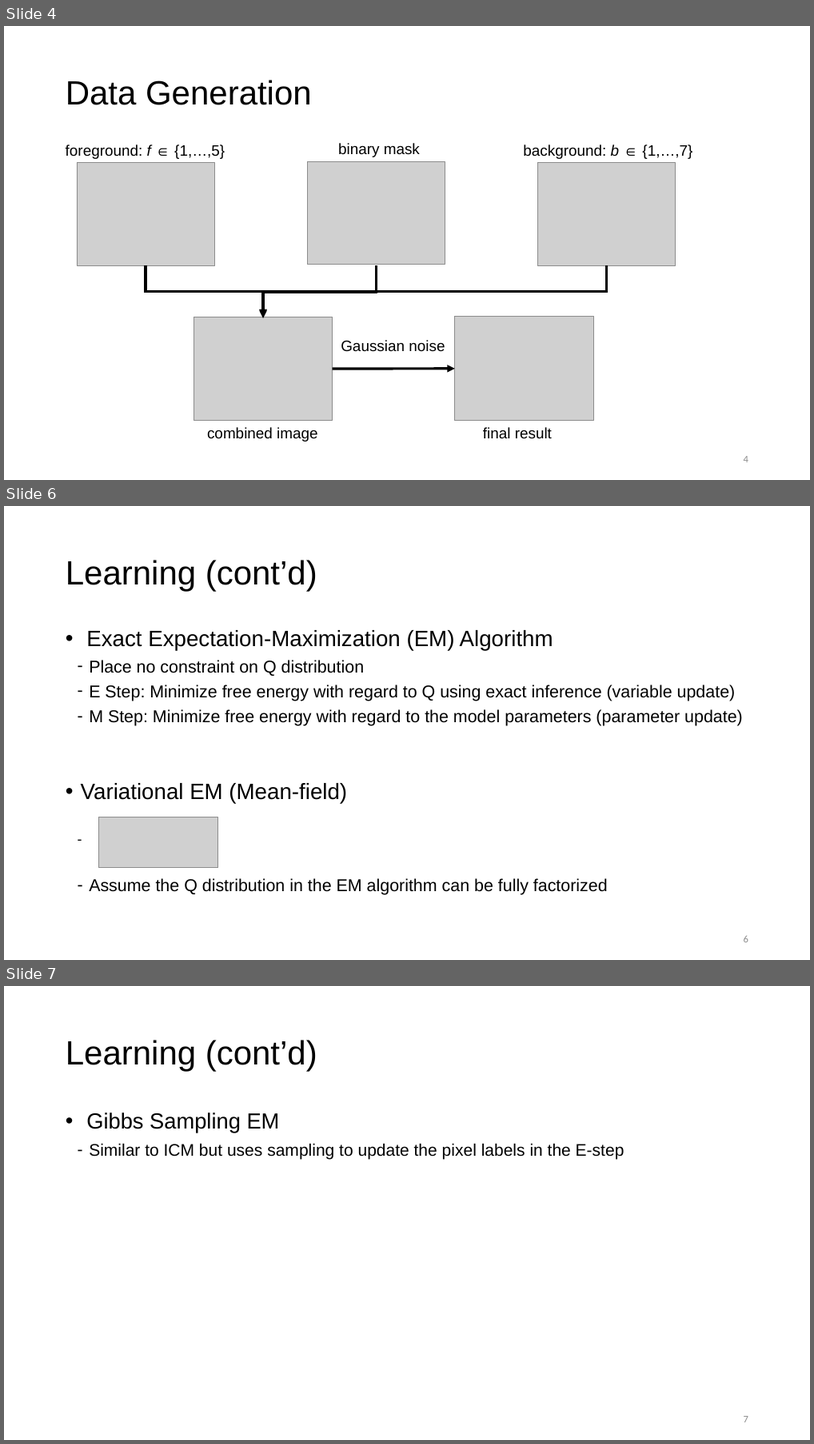
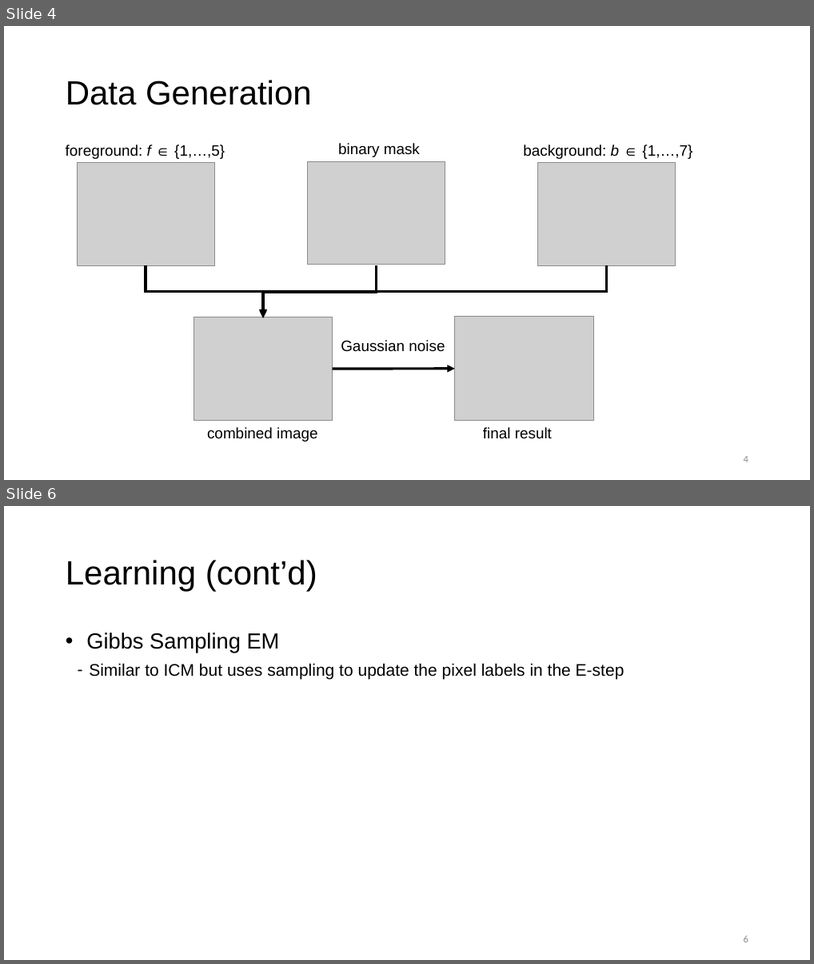
Before and after one commit to keithzhou/InferencePGM, a slide deck: presentation/presentation_v3.pptx. Shown one above the other, each under a label of ours: slides 4, 6 and 7 before the commit, slides 4 and 6 after it; the slides between them are not shown. The pictures are 814x1444 and 814x964 pixels, drawn with LibreOffice and Linux fonts; fonts in the diff are those of the drawing; grey boxes stand for pictures. Boxes give left, top, right and bottom in pixels: in the first picture for what was removed or moved away, otherwise in the second. Text is boxed around its words. In the diff, an @@ line names an element or a change of style, - is before the commit and + after.

```diff
--- a/presentation/presentation_v3.pptx
+++ b/presentation/presentation_v3.pptx
@@ slide 6 removed at [4, 506, 810, 960], background #FFFFFF @@
@@ title removed at [66, 560, 318, 592] @@
-Learning (cont’d)
@@ text removed at [81, 630, 743, 895] @@
-• Exact Expectation-Maximization (EM) Algorithm
-– Place no constraint on Q distribution
-– E Step: Minimize free energy with regard to Q using exact inference (variable update)
-– M Step: Minimize free energy with regard to the model parameters (parameter update)
-• Variational EM (Mean-field)
-– Assume the Q distribution in the EM algorithm can be fully factorized
@@ picture removed at [99, 817, 218, 867] @@
@@ page number removed at [744, 935, 749, 942] @@
-6
@@ what was slide 7 is now slide 6 @@
@@ page number at [744, 935, 749, 942]: text changed @@
-7
+6
```
Also in this commit, not shown: 1 slide changed.
